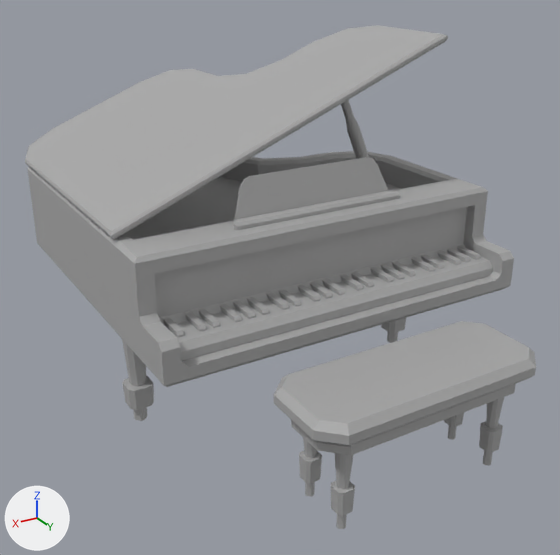
What one commit did to the FBX model Assets/ENV/Instrument/Piano_geo.fbx.
Camera for both pictures: a 50 mm lens placed at (1.8, 3.05, 2.03), pointed at (0.04, 0.13, 0.57). The axes (+X, +Y, +Z) are drawn at lower left. The lights are the same throughout. The first picture is the older version. Where no turn or scale is listed for an object, it has been applied to the vertices. Vertices at exactly the same position are counted once.

Names of what the first picture shows: 'Piano_mesh'.
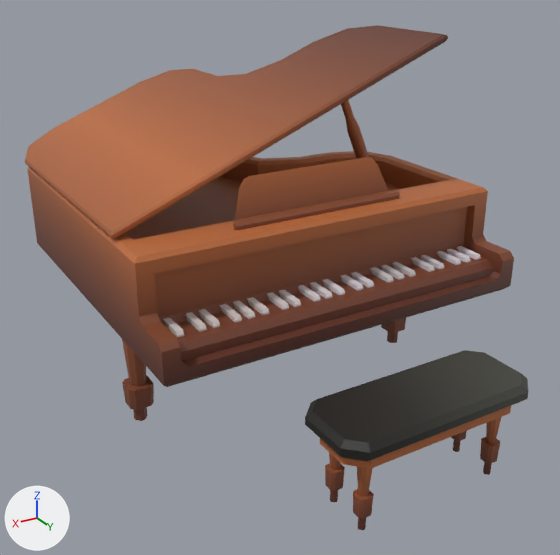
The newer file is also rescaled (x0.687), turned or shifted as a whole; pictures and numbers use the older file's frame.

The change in detail:
Picture 'Instrument_Textures.png' (img_instrument_textures_png) is new.
Material 'Intrument_Grad' (mat_intrument_grad) is new.
Its texture is img_instrument_textures_png.
me_mesh is used by ob_piano_mesh; location (0.009, 0.0, 0.0).
me_mesh had 1074 vertices, 921 faces and spanned x -0.89..0.89, y -1.27..1.27, z 0.0..1.66.
me_mesh no longer uses material mat_standardsurface1 (grey #aaaaaa).
me_mesh now has 1074 vertices, 921 faces and spans x -0.89..0.89, y -1.27..1.31, z 0.0..1.66.
me_mesh part 1: the loose piece of 64 vertices spanning x 0.34..0.42, y 1.12..1.2, z 0.0..0.39 is scaled about its middle by 0.841, then moved by (-0.06, 0.05, -0.03).
me_mesh part 2: the loose piece of 64 vertices spanning x 0.34..0.42, y 0.9..0.98, z 0.0..0.39 is scaled about its middle by 0.841, then moved by (-0.06, 0.09, -0.03).
me_mesh part 3: the loose piece of 64 vertices spanning x -0.41..-0.34, y 0.9..0.98, z 0.0..0.39 is scaled about its middle by 0.841, then moved by (0.05, 0.09, -0.03).
me_mesh part 4: the loose piece of 64 vertices spanning x -0.41..-0.34, y 1.12..1.2, z 0.0..0.39 is scaled about its middle by 0.841, then moved by (0.05, 0.05, -0.03).
me_mesh part 5: the loose piece of 56 vertices spanning x -0.54..0.53, y 0.83..1.27, z 0.37..0.53 is scaled about its middle by (0.852, 0.841, 0.841), then moved by (0.0, 0.07, -0.07).
me_mesh part 6: texture (UV) coordinates of 921 of 921 faces, centred in x -0.89..0.89, y -1.27..1.27, z 0.04..1.65, changed; they spanned u 0.12..0.88, v 0.0..1.01 and now span u 0.13..0.37, v 0.03..0.99.
me_mesh gains material mat_intrument_grad (picture img_instrument_textures_png).

Changed parts and their boxes (x1, y1, x2, y2) in the pictures (560 x 555 px; the box of a moved part takes in the faces that stretch with it):
'Piano_mesh', recoloured, reshaped, surface changed (grey to brown)
    before: (25, 25, 536, 529)
    after: (25, 25, 528, 530)
part 1 of me_mesh, moved or reshaped
    before: (331, 453, 355, 529)
    after: (353, 467, 374, 530)
part 2 of me_mesh, moved or reshaped
    before: (299, 438, 322, 496)
    after: (325, 453, 345, 502)
part 3 of me_mesh, moved or reshaped
    before: (444, 412, 464, 440)
    after: (451, 431, 467, 452)
part 4 of me_mesh, moved or reshaped
    before: (479, 397, 504, 466)
    after: (480, 417, 501, 475)
part 5 of me_mesh, moved or reshaped
    before: (274, 321, 536, 455)
    after: (305, 350, 528, 469)
part 6 of me_mesh, surface changed (grey to brown)
    before: (25, 25, 536, 529)
    after: (25, 25, 528, 530)
